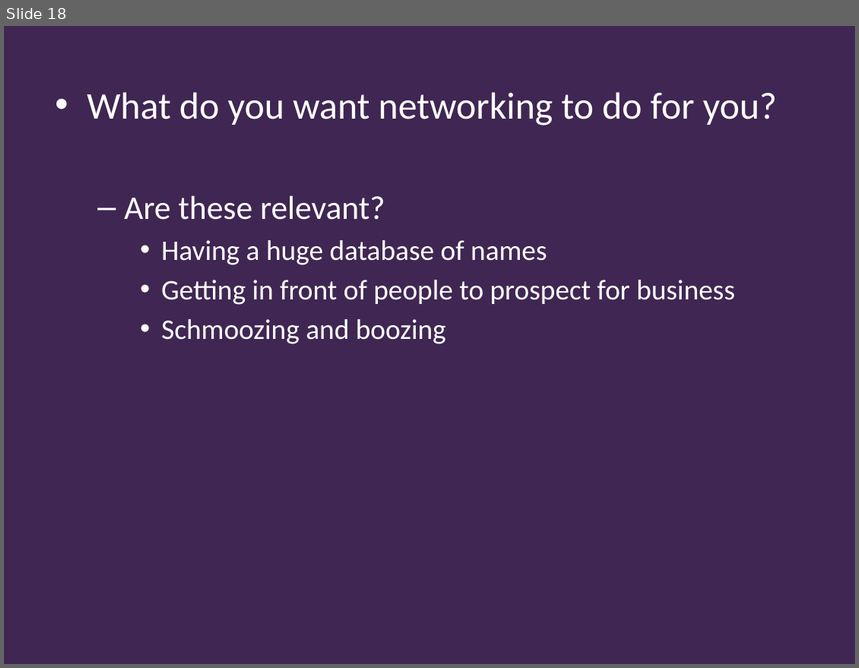
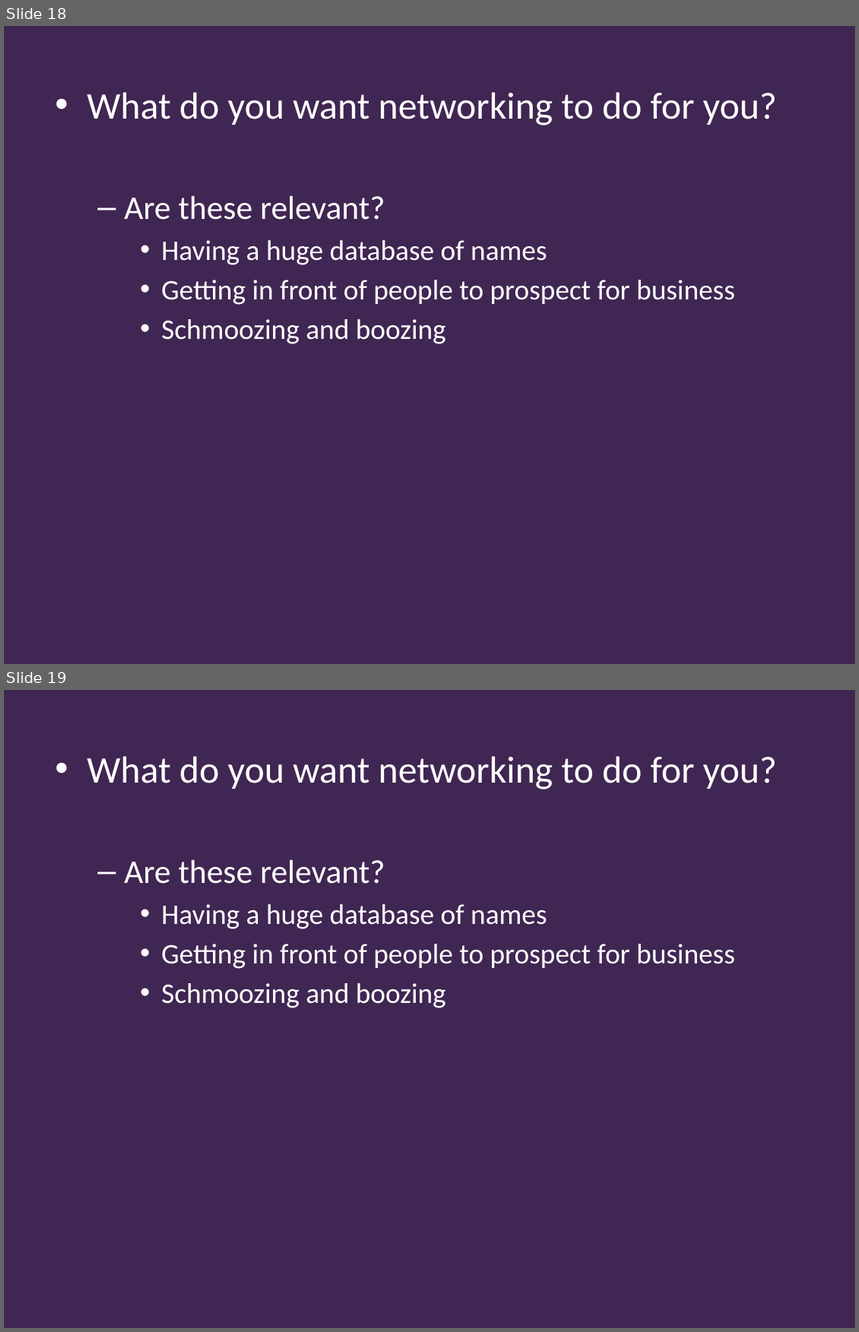
Before and after one commit to Falmouth-Games-Academy/ba-course-materials, a slide deck: GAM340/07/2019-20-GAM340-07-lecture.pptx. Shown one above the other, each under a label of ours: slide 18 before the commit, slides 18 and 19 after it. The pictures are 859x668 and 859x1332 pixels, drawn with LibreOffice and Linux fonts; fonts in the diff are those of the drawing; background and template pictures are left out. Boxes give left, top, right and bottom in pixels: in the first picture for what was removed or moved away, otherwise in the second. Text is boxed around its words. In the diff, an @@ line names an element or a change of style, - is before the commit and + after.

Commit message:
GAM340L7

```diff
--- a/GAM340/07/2019-20-GAM340-07-lecture.pptx
+++ b/GAM340/07/2019-20-GAM340-07-lecture.pptx
@@ slide 19 added at [4,690,855,1328], background #402652 @@
@@ text added at [87,756,777,1008], 24 pt, text #FFFFFF @@
+• What do you want networking to do for you?
+  – Are these relevant?
+    • Having a huge database of names
+    • Getting in front of people to prospect for business
+    • Schmoozing and boozing
```
